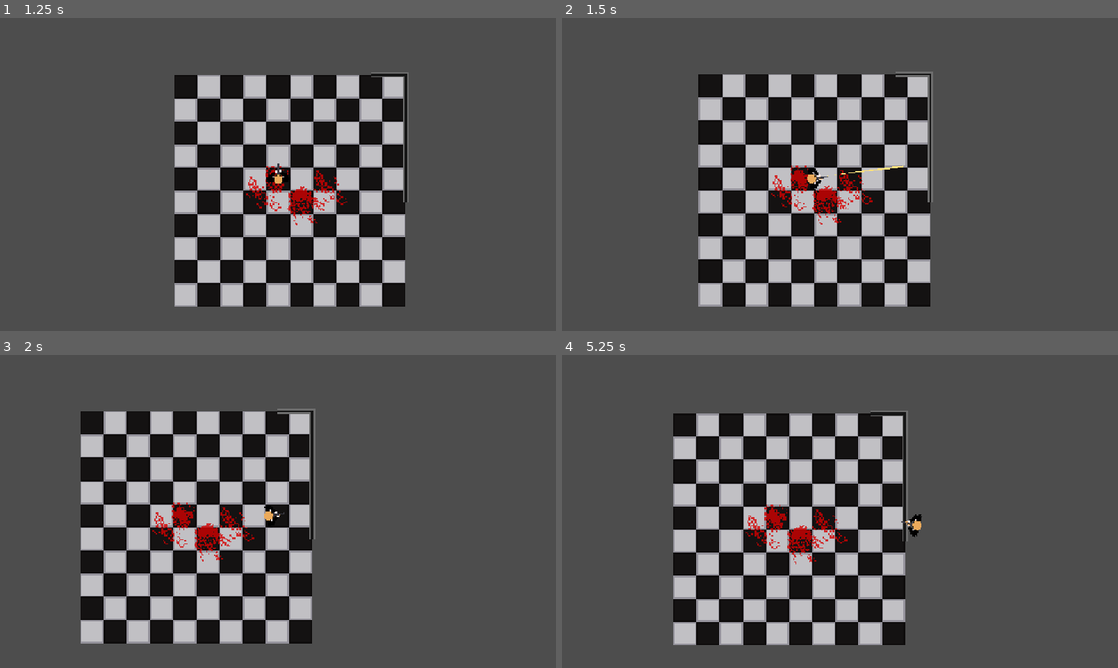
Above: before the commit, frames 1-4 (two rows, left to right).
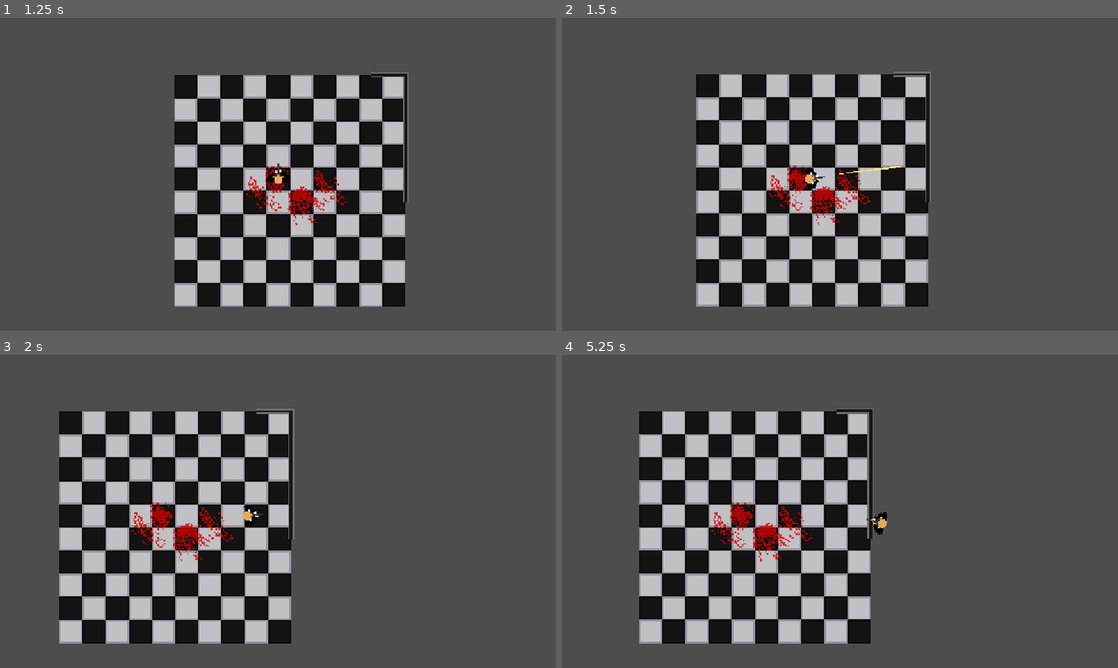
Above: after the commit, the same moments.

Repository: sparkworm/STATE
Game: Godot game, scene res://scenes/game.tscn
The game is run twice, just before and just after one commit, with the same random seed, the same clock (stepped at 60 frames per second) and the same inputs.
Inputs (mouse positions are in pixels of both pictures, inside the frame that each line leads up to):
- Up to frame 1 (1.25 s): click "Play" at 0.5 s
- Up to frame 2 (1.5 s): tap Enter at 1.25 s; move the mouse to (962, 158) at 1.27 s; hold D (move_right) from 1.28 s (still down); click (962, 158) at 1.35 s
- Up to frame 3 (2 s): keep holding D (move_right)
- Up to frame 4 (5.25 s): move the mouse to (728, 527) at 2.02 s; release D (move_right) at 2.03 s; hold S (move_down) 2.03-2.78 s; click (728, 527) at 2.1 s; move the mouse to (895, 442) at 2.77 s; hold D (move_right) 2.78-3.53 s; click (895, 442) at 2.85 s; move the mouse to (812, 574) at 3.52 s; hold W (move_up) 3.53-4.28 s; click (812, 574) at 3.6 s; move the mouse to (1006, 558) at 4.27 s; hold A (move_left) from 4.28 s (still down); click (1006, 558) at 4.35 s; move the mouse to (673, 464) at 5.02 s; click (673, 464) at 5.1 s

Frame 1 is identical in both runs. In frame 2, 6.1% of the frame differs, in the area x 24-67%, y 17-93%; in frame 3, 32%, in the area x 10-57%, y 17-93%; in frame 4, 27%.

Commit message:
Fixed camera panning so that the mouse's global coordinates are now compared to the screen center's global coordinates, meaning panning is now properly independent of character position

Diff:
--- a/scenes/components/camera.gd
+++ b/scenes/components/camera.gd
@@ -15,4 +15,4 @@
 	position = subject.position
 
 func apply_offset() -> void:
-	offset = (get_local_mouse_position()-get_screen_center_position()) * look_strength
+	offset = (get_global_mouse_position()-get_screen_center_position()) * look_strength
--- a/scenes/levels/test_level.tscn
+++ b/scenes/levels/test_level.tscn
@@ -11,7 +11,7 @@
 [node name="WallTiles" parent="." index="1"]
 tile_map_data = PackedByteArray("AAAFAPz/AAANAAAAAAAFAPv/AAAOAAEAAAAEAPv/AAAOAAAAAAAFAP3/AAANAAAAAAAFAP7/AAANAAAAAAAFAP//AAANAAAAAAAFAAAAAAANAAAAAAA=")
 
-[node name="BloodLayer" type="Node2D" parent="Decals" index="0"]
+[node name="BloodLayer2" type="Node2D" parent="Decals" index="0"]
 modulate = Color(0.835718, 1.8049e-06, 1.92523e-07, 0.784314)
 
 [node name="BloodDecal" parent="Decals/BloodLayer" index="0" instance=ExtResource("2_yautc")]
